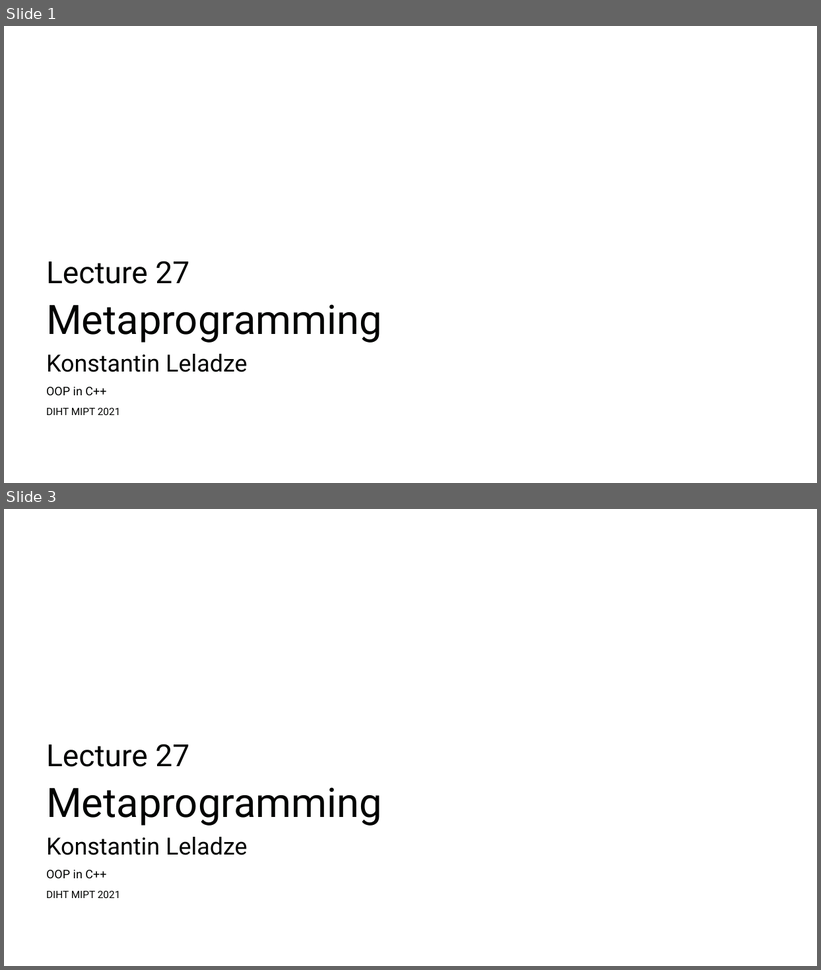
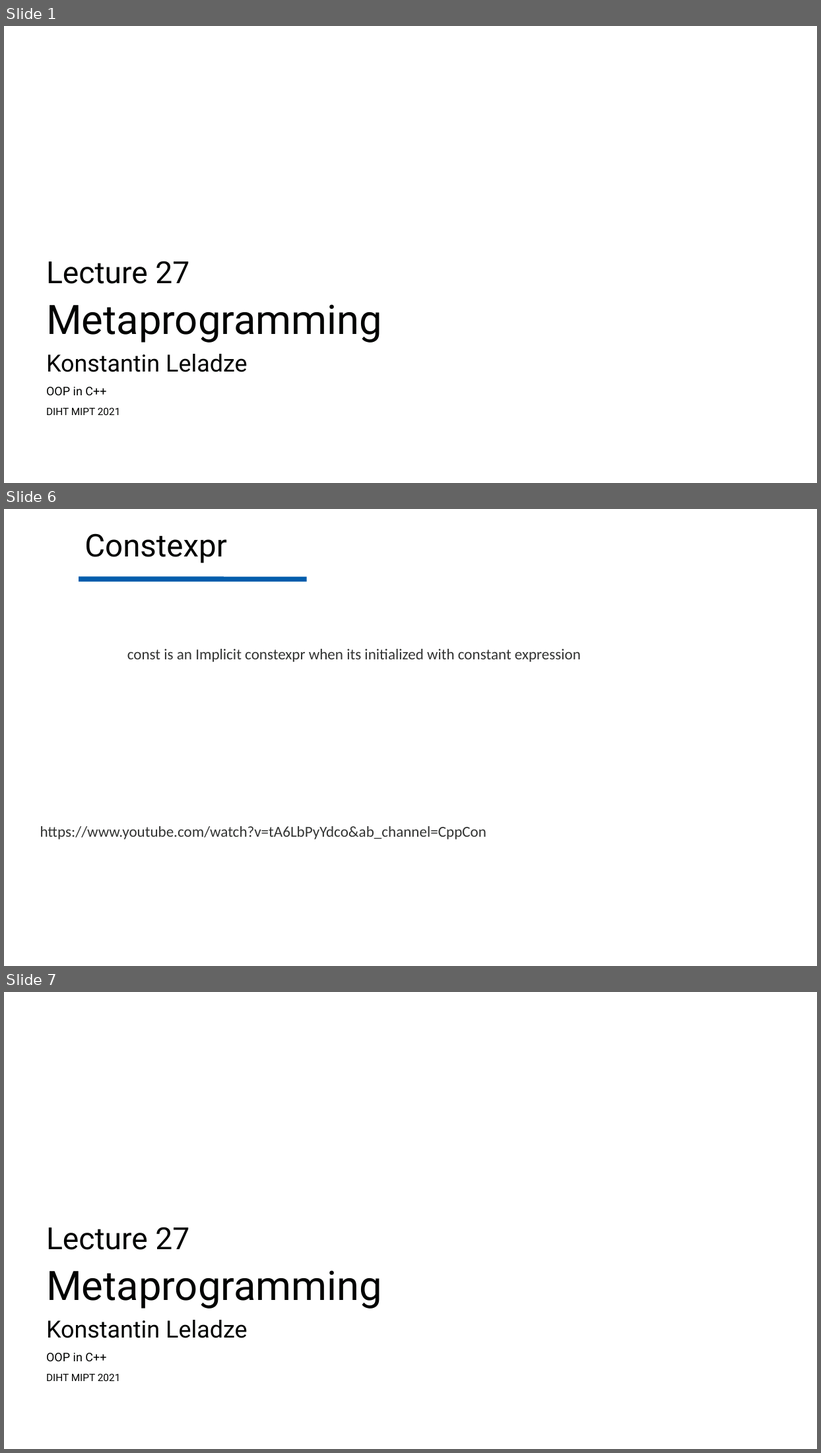
Before and after one commit to Costello1329/cpp-mipt-2021, a slide deck: lectures/lecture-27/draft.pptx. Shown one above the other, each under a label of ours: slides 1 and 3 before the commit, slides 1, 6 and 7 after it; the slides between them are not shown. The pictures are 821x970 and 821x1453 pixels, drawn with LibreOffice and Linux fonts; fonts in the diff are those of the drawing; background and template pictures are left out. Boxes give left, top, right and bottom in pixels: in the first picture for what was removed or moved away, otherwise in the second. Text is boxed around its words. In the diff, an @@ line names an element or a change of style, - is before the commit and + after.

```diff
--- a/lectures/lecture-27/draft.pptx
+++ b/lectures/lecture-27/draft.pptx
@@ slide 6 added at box(4, 509, 817, 966), background #FEFEFE @@
@@ text added at box(85, 533, 226, 563), 37 pt, text #020302 @@
+Constexpr
@@ line added from (79, 579) to (306, 579), #015DAC 6 pt @@
@@ text added at box(127, 649, 581, 662), 18 pt, text #323332 @@
+const is an Implicit constexpr when its initialized with constant expression
@@ text added at box(40, 826, 486, 840), 18 pt, text #323332 @@
+https://www.youtube.com/watch?v=tA6LbPyYdco&ab_channel=CppCon
@@ what was slide 3 is now slide 7 @@
```
Also in this commit, not shown: 4 other slides added, 1 slide removed.
